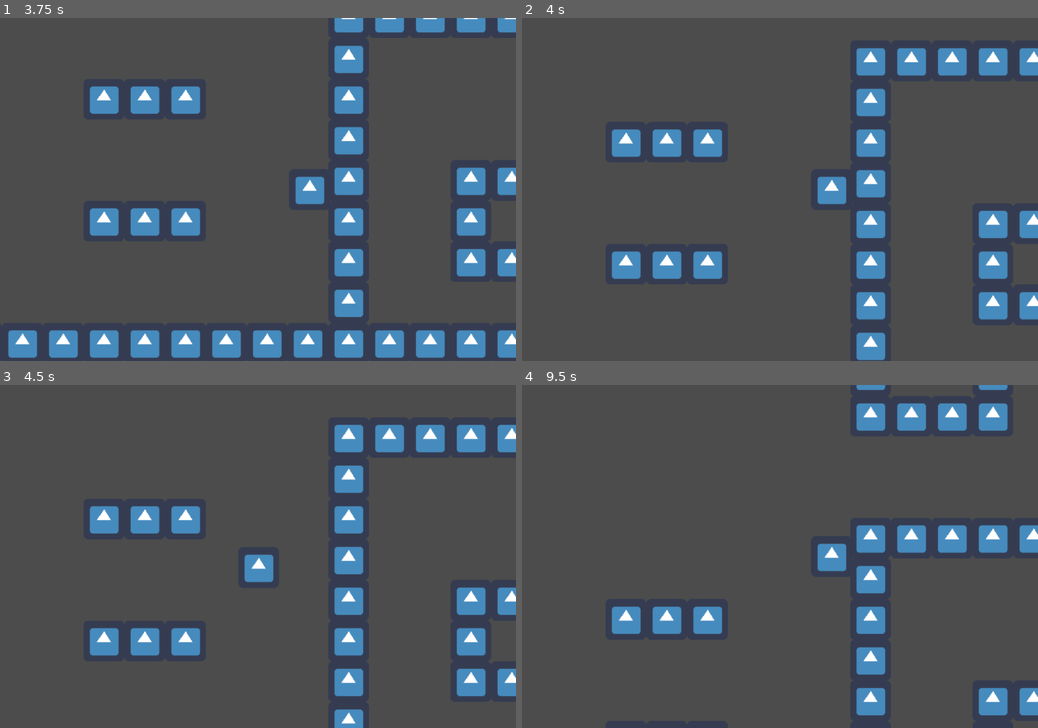
Above: before the commit, frames 1-4 (two rows, left to right).
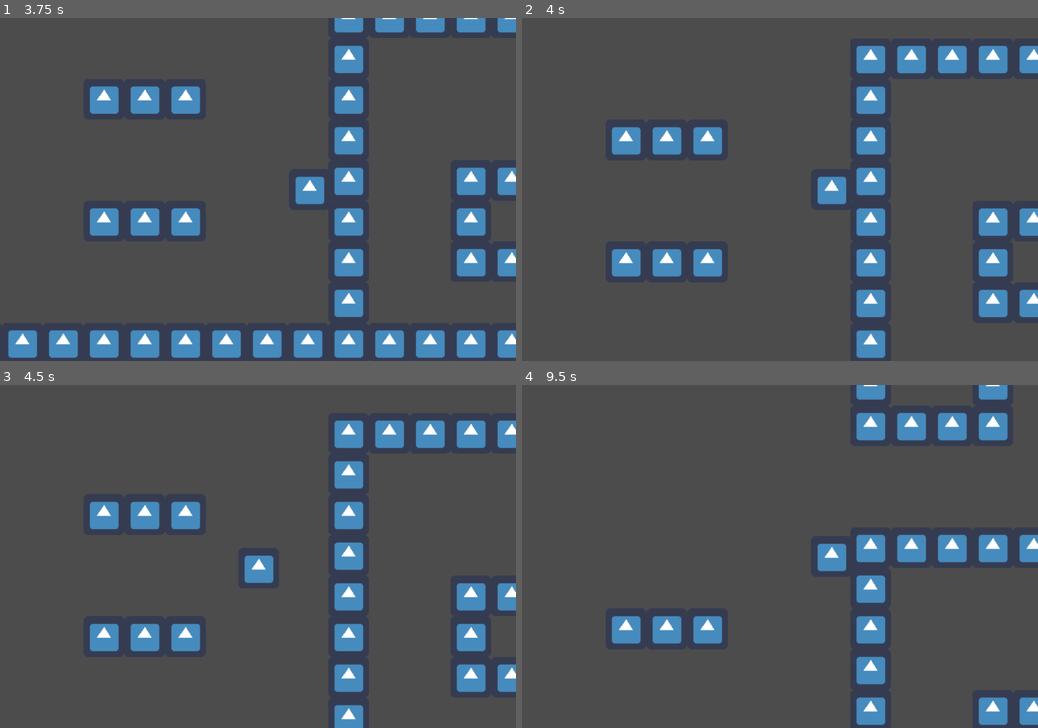
Above: after the commit, the same moments.

Repository: VMoonDev/SlimeShuffle
Game: Godot game, scene res://Level1/Level1.tscn
Same seed, same stepped clock (60 frames per second), same inputs: the game is played once before the commit and once after it. The engine's default icon, where the game draws it, is replaced by a stand-in: a white triangle on a blue panel in a dark square.
Inputs:
- Up to frame 1 (3.75 s): tap Enter at 0.5 s; hold D (move_right) 0.53-2.03 s; tap Space (jump) at 0.6, 0.77, 1.07, 1.52, 1.55, 1.82, 2.1, 3.02, 3.05, 3.32, 3.6 s; tap E (attack) at 1.35, 2.85 s; hold A (move_left) 2.03-2.78 s; hold D (move_right) from 2.78 s (still down)
- Up to frame 2 (4 s): keep holding D (move_right); tap Space (jump) at 3.77 s
- Up to frame 3 (4.5 s): tap Space (jump) at 4.07 s; release D (move_right) at 4.28 s; hold A (move_left) from 4.28 s (still down); tap E (attack) at 4.35 s
- Up to frame 4 (9.5 s): tap Space (jump) at 4.52, 4.55, 4.82, 5.1, 6.02, 6.05, 6.32, 6.6, 6.77, 7.07, 7.52, 7.55, 7.82, 8.1, 9.02, 9.05, 9.32 s; release A (move_left) at 5.03 s; hold D (move_right) 5.03-5.78 s; hold A (move_left) 5.78-7.28 s; tap E (attack) at 5.85, 7.35, 8.85 s; hold D (move_right) from 7.28 s (still down)

Frame 1 is identical in both runs. In frame 2, 3.1% of the frame differs, in the area x 17-100%, y 8-100%; in frame 3, 5.0%; in frame 4, 7.5%, in the area x 17-100%, y 0-100%.

Commit message:
Add scramble ability

Diff:
--- a/project/JumpPower/JumpPower.gd
+++ b/project/JumpPower/JumpPower.gd
@@ -4,10 +4,10 @@
 
 func _on_Node2D_body_entered(body):
 	$PowerTimer.start()
-	body.wall_jump_max_set(20)
+	body.wall_jump_max_set(50)
 	player = body
 
 
 func _on_PowerTimer_timeout():
-	player.wall_jump_max_set(2)
+	player.wall_jump_max_set(3)
 	queue_free()
--- a/project/Pawn/Pawn.gd
+++ b/project/Pawn/Pawn.gd
@@ -3,14 +3,14 @@
 const _GRAVITY := 800
 const _MOVESPEED := 400
 const _JUMPSTRENGTH := 450
-const _SCRAMBLESTRENGTH := 100
+const _SCRAMBLESTRENGTH := 300
 const _SLIDESPEED := 50
 
 var _velocity := Vector2.ZERO
 var _is_jumping := false
 var _is_attacking := false
 var _wall_jumped := 0
-var wall_jump_max := 2 setget wall_jump_max_set
+var wall_jump_max := 3 setget wall_jump_max_set
 
 func _physics_process(delta):
 	_gravity(delta)
@@ -42,6 +42,9 @@
 	if is_on_wall() and _wall_jumped < wall_jump_max:
 		_wall_jumped += 1
 		_velocity.y = -_JUMPSTRENGTH
+	if is_on_wall() and _wall_jumped == wall_jump_max:
+		_wall_jumped += 1
+		_velocity.y = -_SCRAMBLESTRENGTH
 	_velocity = move_and_slide(_velocity, Vector2.UP)
 
 
